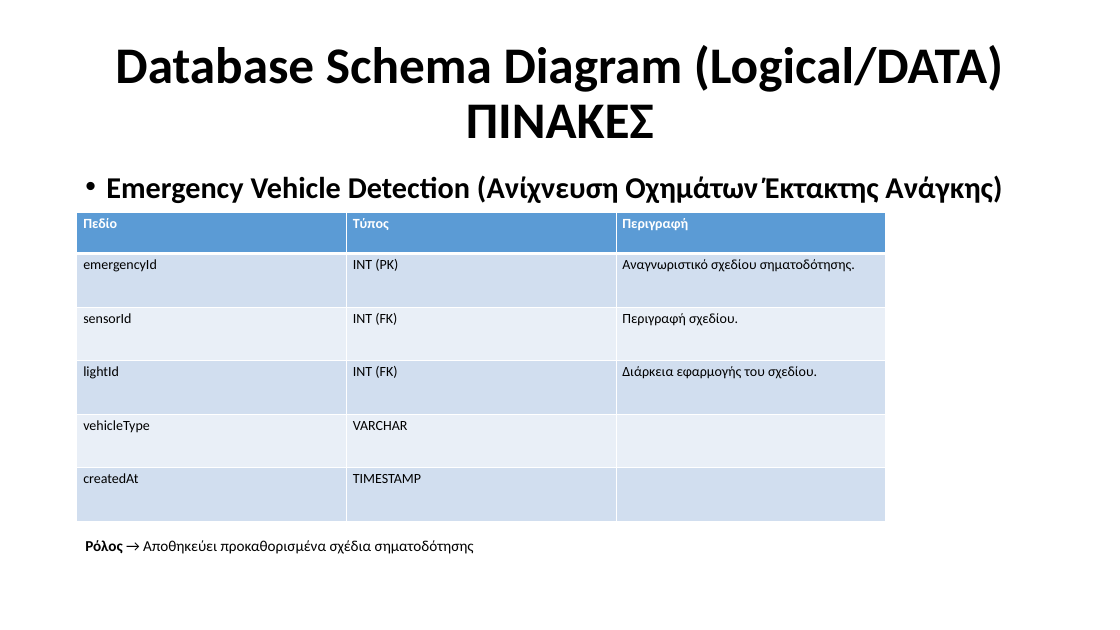
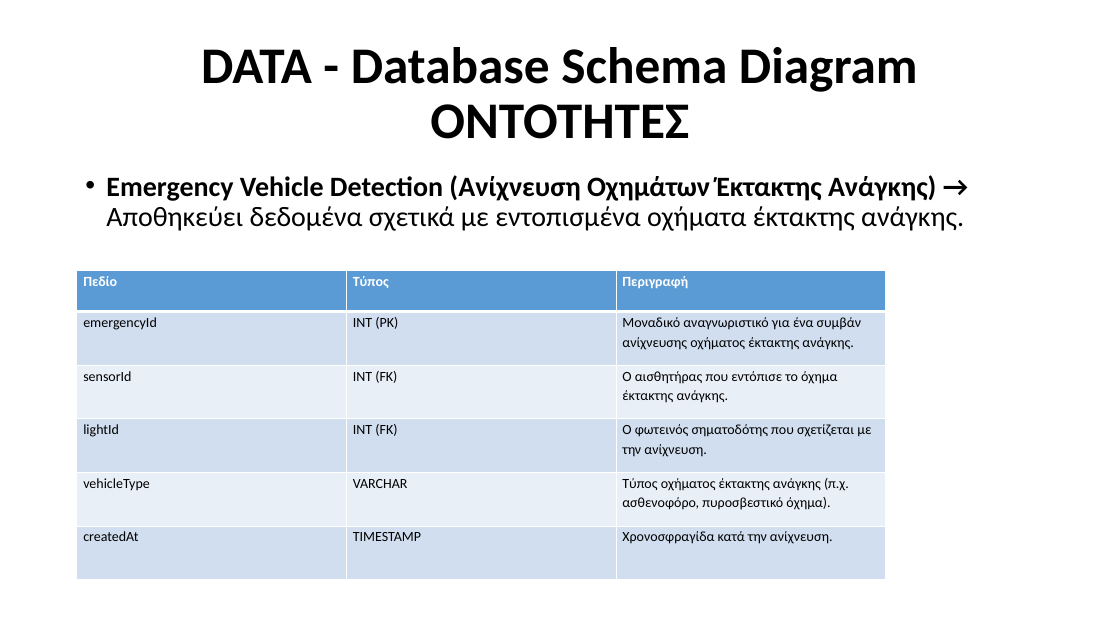
Before and after one commit to Ath21/STL_Drive, a slide deck: slide 17 of Presentation.pptx (slide 20 before the commit). Drawn at 1120x630 pixels with LibreOffice and Linux fonts; fonts in the diff are those of the drawing. Boxes give left, top, right and bottom in pixels: in the first picture for what was removed or moved away, otherwise in the second. Text is boxed around its words. In the diff, an @@ line names an element or a change of style, - is before the commit and + after.

```diff
--- a/Presentation.pptx
+++ b/Presentation.pptx
@@ title at (201,47,918,139): text changed @@
-Database Schema Diagram (Logical/DATA)
-ΠΙΝΑΚΕΣ
+DATA - Database Schema Diagram
+ΟΝΤΟΤΗΤΕΣ
@@ text at (106,175,964,231): text changed; size 25.9 to 24 pt; bold off @@
-• Emergency Vehicle Detection (Ανίχνευση Οχημάτων Έκτακτης Ανάγκης)
-Ρόλος → Αποθηκεύει προκαθορισμένα σχέδια σηματοδότησης
+• Emergency Vehicle Detection (Ανίχνευση Οχημάτων Έκτακτης Ανάγκης) → Αποθηκεύει δεδομένα σχετικά με εντοπισμένα οχήματα έκτακτης ανάγκης.
@@ table at (77,271,886,580) @@
-row 2, column 3: Αναγνωριστικό σχεδίου σηματοδότησης.
+row 2, column 3: Μοναδικό αναγνωριστικό για ένα συμβάν ανίχνευσης οχήματος έκτακτης ανάγκης.
-row 3, column 3: Περιγραφή σχεδίου.
+row 3, column 3: Ο αισθητήρας που εντόπισε το όχημα έκτακτης ανάγκης.
-row 4, column 3: Διάρκεια εφαρμογής του σχεδίου.
+row 4, column 3: Ο φωτεινός σηματοδότης που σχετίζεται με την ανίχνευση.
-row 5, column 3: 
+row 5, column 3: Τύπος οχήματος έκτακτης ανάγκης (π.χ. ασθενοφόρο, πυροσβεστικό όχημα).
-row 6, column 3: 
+row 6, column 3: Χρονοσφραγίδα κατά την ανίχνευση.
@@ table: place and size @@
-table at (77,213,886,522)
+table at (77,271,886,580)
```
Also in this commit, not shown: 18 other slides changed, 5 slides removed, 2 other files.
